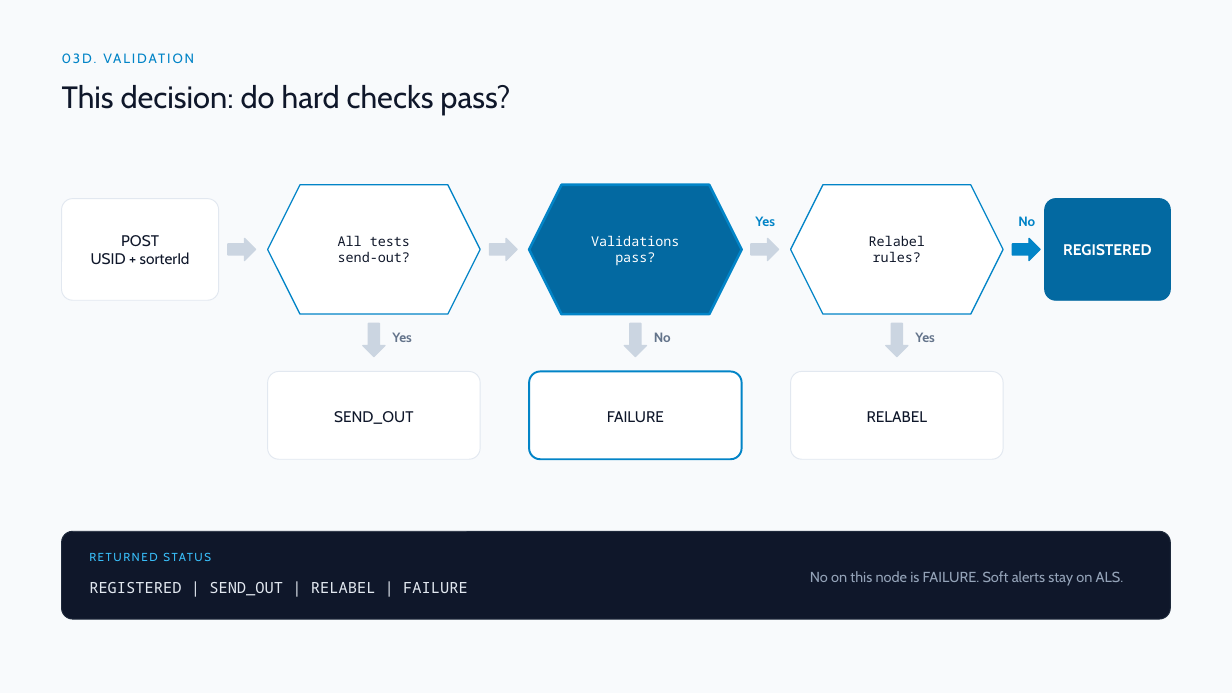
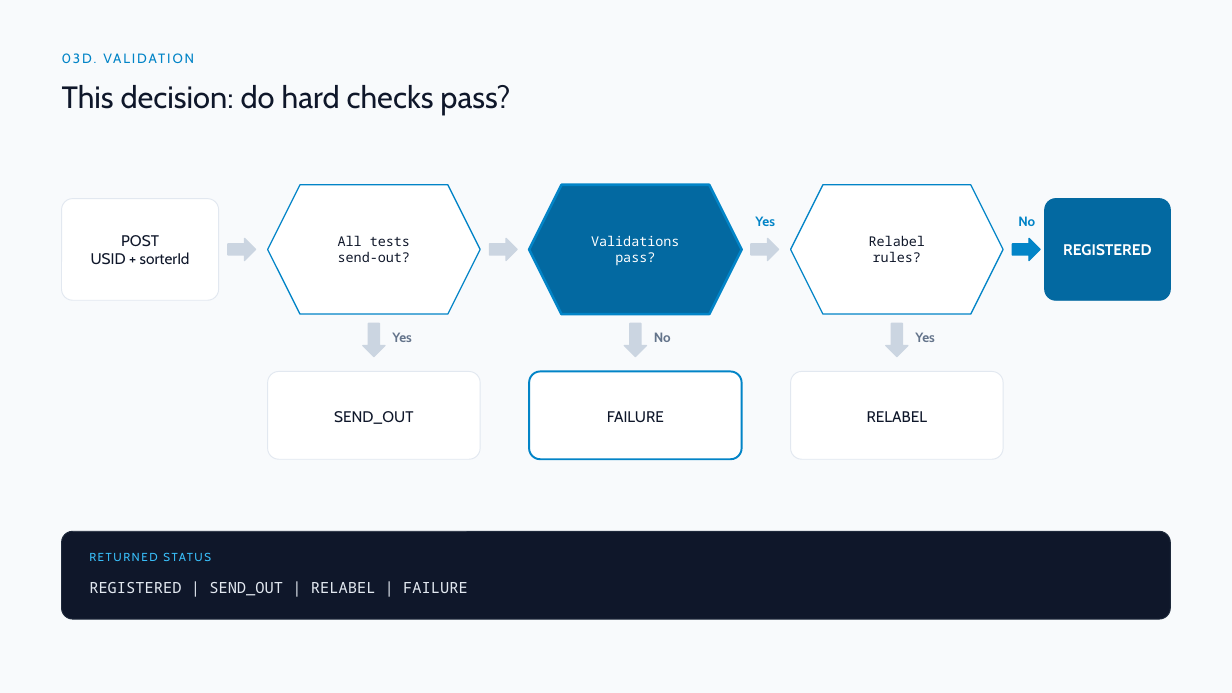
Before and after one commit to DragonChong/HA-Notes, a slide deck: slide 9 of SDLC/Projects/TMP-specimen-sorter-api — Specimen Sorter API/assets/Specimen Sorter API v3.pptx. Drawn at 1232x693 pixels with LibreOffice and Linux fonts; fonts in the diff are those of the drawing. Boxes give left, top, right and bottom in pixels: in the first picture for what was removed or moved away, otherwise in the second. Text is boxed around its words. In the diff, an @@ line names an element or a change of style, - is before the commit and + after.

```diff
--- a/SDLC/Projects/TMP-specimen-sorter-api — Specimen Sorter API/assets/Specimen Sorter API v3.pptx
+++ b/SDLC/Projects/TMP-specimen-sorter-api — Specimen Sorter API/assets/Specimen Sorter API v3.pptx
@@ text removed at (810,571,1124,586) @@
-No on this node is FAILURE. Soft alerts stay on ALS.
```
Also in this commit, not shown: 6 other slides changed, 2 other files.
